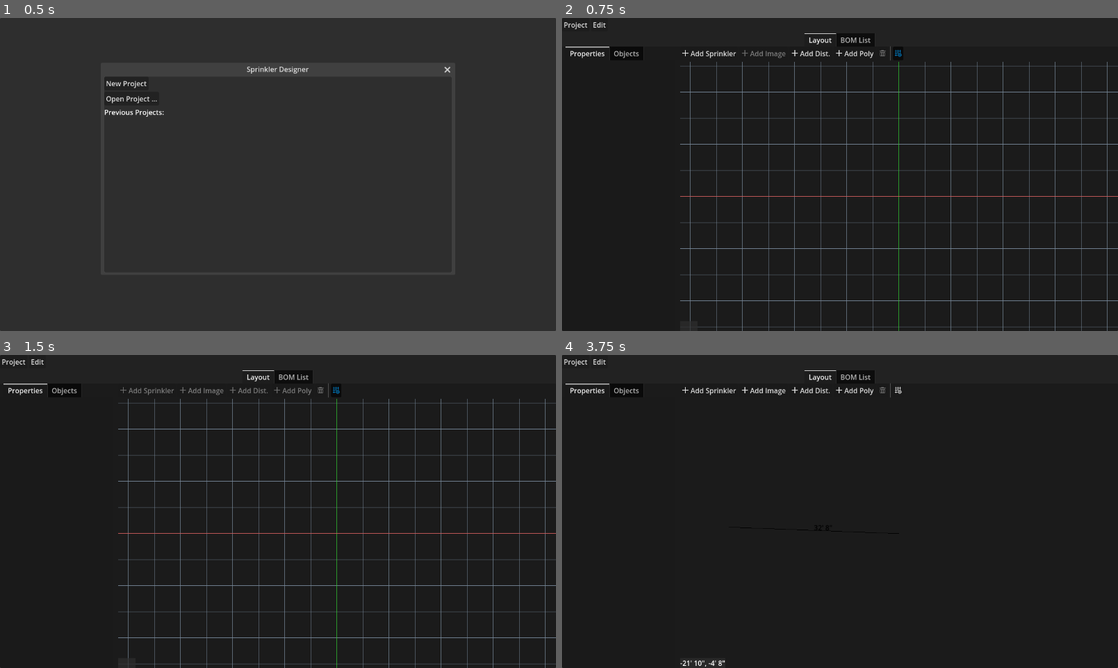
Above: before the commit, frames 1-4 (two rows, left to right).
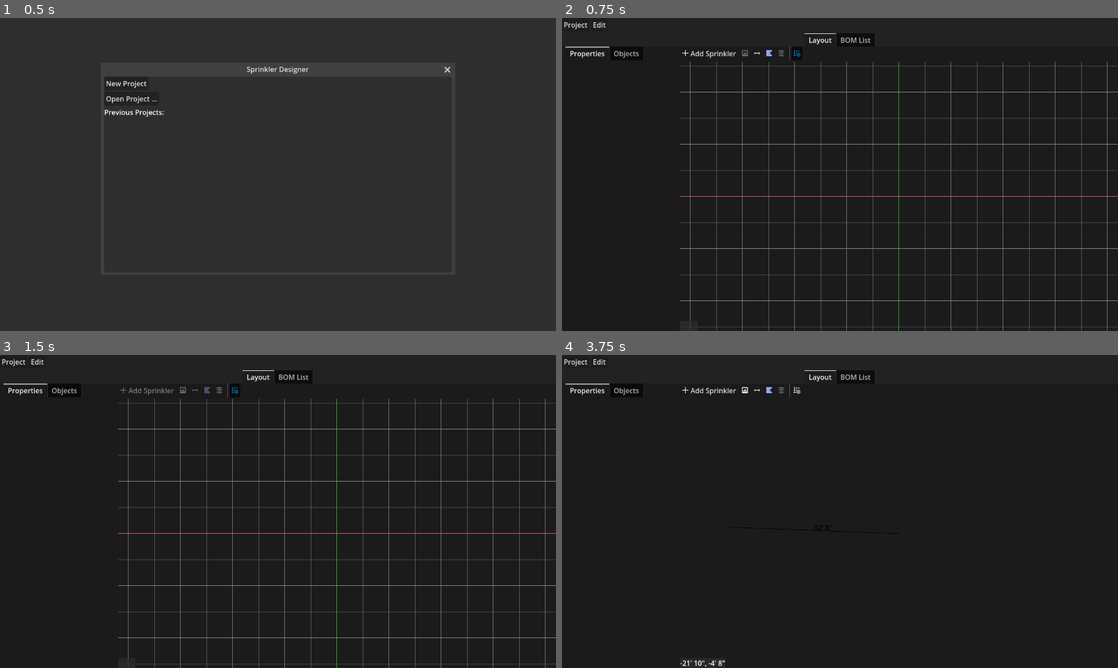
Above: after the commit, the same moments.

Repository: hankedan000/yardscaper
Game: Godot game, scene res://Main.tscn
Two runs of this game, one before a commit and one after it. Both use one fixed random seed, a clock stepped at 60 frames per second and the inputs below.
Inputs (mouse positions are in pixels of both pictures, inside the frame that each line leads up to; where the layout moved, square brackets give the same spot in the first picture):
- Up to frame 1 (0.5 s): no input
- Up to frame 2 (0.75 s): click "New Project" at 0.5 s
- Up to frame 3 (1.5 s): click (194, 389) [250, 389] at 1.25 s
- Up to frame 4 (3.75 s): click (795, 389) [895, 389] at 2 s; tap Enter at 2.75 s; drag from (901, 533) to (895, 389) at 2.77 s; tap Space at 3.5 s; drag from (728, 527) to (901, 473) at 3.52 s

Frame 1 is identical in both runs. In frame 2, 0.3% of the frame differs, in the area x 32-62%, y 9-14%; in frame 3, 0.2%; in frame 4, 0.3%.

Commit message:
Added image, distance measure, and polygon icons to layout toolbar

Diff:
--- /dev/null
+++ b/SprinklerDesigner/assets/icons/Hsize.svg
@@ -0,0 +1 @@
+<svg height="16" viewBox="0 0 16 16" width="16" xmlns="http://www.w3.org/2000/svg"><path d="m4 7v-2l-3 3 3 3v-2h8v2l3-3-3-3v2z" fill="#e0e0e0"/></svg>
--- /dev/null
+++ b/SprinklerDesigner/assets/icons/Image.svg
@@ -0,0 +1 @@
+<svg height="16" viewBox="0 0 16 16" width="16" xmlns="http://www.w3.org/2000/svg"><path d="m2 1a1 1 0 0 0 -1 1v12a1 1 0 0 0 1 1h12a1 1 0 0 0 1-1v-12a1 1 0 0 0 -1-1zm1 2h10v8h-10zm6 2-1.5 2.5-.70117 1.168-.099609-.16797-.89844-1.5-.90039 1.5-.90039 1.5h1.8008.19922 1.5996 1.4004 3l-1.5-2.5-1.5-2.5z" fill="#e0e0e0"/></svg>
--- /dev/null
+++ b/SprinklerDesigner/assets/icons/Polygon2D.svg
@@ -0,0 +1 @@
+<svg height="16" viewBox="0 0 16 16" width="16" xmlns="http://www.w3.org/2000/svg"><path d="M14 14H2V2h12L8 8z" fill="#8da5f3" stroke="#8da5f3" stroke-linejoin="round" stroke-width="2"/></svg>
--- /dev/null
+++ b/SprinklerDesigner/assets/icons/Reload.svg
@@ -0,0 +1 @@
+<svg height="16" viewBox="0 0 16 16" width="16" xmlns="http://www.w3.org/2000/svg"><path d="M5 8a4 4 0 1 1 4 4v2a6 6 0 1 0-6-6H1l3 4 3-4z" fill="#e0e0e0"/></svg>
--- a/SprinklerDesigner/scenes/ui/LayoutPanel/LayoutPanel.tscn
+++ b/SprinklerDesigner/scenes/ui/LayoutPanel/LayoutPanel.tscn
@@ -12,6 +12,9 @@
 [ext_resource type="PackedScene" uid="uid://0w6g4f1p5gwe" path="res://scenes/ui/PolygonNodePropertyEditor/PolygonNodePropertyEditor.tscn" id="7_u58qy"]
 [ext_resource type="Texture2D" uid="uid://covc7nfq44by2" path="res://assets/icons/GridToggle.svg" id="8_uxbpy"]
 [ext_resource type="PackedScene" uid="uid://dqfod1mptbtve" path="res://scenes/ui/WorldViewportContainer/WorldViewportContainer.tscn" id="9_xrpqu"]
+[ext_resource type="Texture2D" uid="uid://cn15hpoo53btg" path="res://assets/icons/Image.svg" id="10_7tkh4"]
+[ext_resource type="Texture2D" uid="uid://porixx8ktoya" path="res://assets/icons/Hsize.svg" id="11_vji1l"]
+[ext_resource type="Texture2D" uid="uid://dg6r7624m4adj" path="res://assets/icons/Polygon2D.svg" id="12_j86x8"]
 
 [sub_resource type="StyleBoxFlat" id="StyleBoxFlat_31l3s"]
 bg_color = Color(0.180392, 0.180392, 0.180392, 0.705882)
@@ -80,25 +83,23 @@
 
 [node name="AddImage" type="Button" parent="HSplitContainer/Layout/LayoutToolbar"]
 layout_mode = 2
-tooltip_text = "Add image to project. Project needs to be saved before you can add images."
+tooltip_text = "Add image
+Note: Project needs to be saved first."
 focus_mode = 0
 disabled = true
-text = "Add Image"
-icon = ExtResource("6_58poj")
+icon = ExtResource("10_7tkh4")
 
 [node name="AddDistMeasure" type="Button" parent="HSplitContainer/Layout/LayoutToolbar"]
 layout_mode = 2
-tooltip_text = "Add a distance measurement"
+tooltip_text = "Add distance measurement"
 focus_mode = 0
-text = "Add Dist."
-icon = ExtResource("6_58poj")
+icon = ExtResource("11_vji1l")
 
 [node name="AddPolygon" type="Button" parent="HSplitContainer/Layout/LayoutToolbar"]
 layout_mode = 2
-tooltip_text = "Add a distance measurement"
+tooltip_text = "Add polygon shape"
 focus_mode = 0
-text = "Add Poly"
-icon = ExtResource("6_58poj")
+icon = ExtResource("12_j86x8")
 
 [node name="RemoveButton" type="Button" parent="HSplitContainer/Layout/LayoutToolbar"]
 layout_mode = 2
--- a/SprinklerDesigner/scenes/ui/SprinklerPropertyEditor/SprinklerPropertyEditor.tscn
+++ b/SprinklerDesigner/scenes/ui/SprinklerPropertyEditor/SprinklerPropertyEditor.tscn
@@ -16,6 +16,20 @@
 layout_mode = 2
 size_flags_horizontal = 3
 tooltip_text = "User-definable label for this sprinkler"
+
+[node name="Label4" type="Label" parent="."]
+layout_mode = 2
+text = "Manufacturer: "
+
+[node name="ManufacturerOption" type="OptionButton" parent="."]
+layout_mode = 2
+
+[node name="Label5" type="Label" parent="."]
+layout_mode = 2
+text = "Model: "
+
+[node name="ModelOption" type="OptionButton" parent="."]
+layout_mode = 2
 
 [node name="Label9" type="Label" parent="."]
 layout_mode = 2
@@ -47,20 +61,6 @@
 max_value = 360.0
 suffix = "deg"
 
-[node name="Label4" type="Label" parent="."]
-layout_mode = 2
-text = "Manufacturer: "
-
-[node name="ManufacturerOption" type="OptionButton" parent="."]
-layout_mode = 2
-
-[node name="Label5" type="Label" parent="."]
-layout_mode = 2
-text = "Model: "
-
-[node name="ModelOption" type="OptionButton" parent="."]
-layout_mode = 2
-
 [node name="Label6" type="Label" parent="."]
 modulate = Color(1, 0.188235, 0.215686, 1)
 layout_mode = 2
Not shown, added: SprinklerDesigner/assets/icons/Hsize.svg.import
Not shown, added: SprinklerDesigner/assets/icons/Image.svg.import
Not shown, added: SprinklerDesigner/assets/icons/Polygon2D.svg.import
Not shown, added: SprinklerDesigner/assets/icons/Reload.svg.import
Not shown: 1 places in SprinklerDesigner/scenes/ui/LayoutPanel/LayoutPanel.tscn that only renumber resources
Not shown: 1 places in SprinklerDesigner/scenes/ui/SprinklerPropertyEditor/SprinklerPropertyEditor.tscn that only renumber resources
